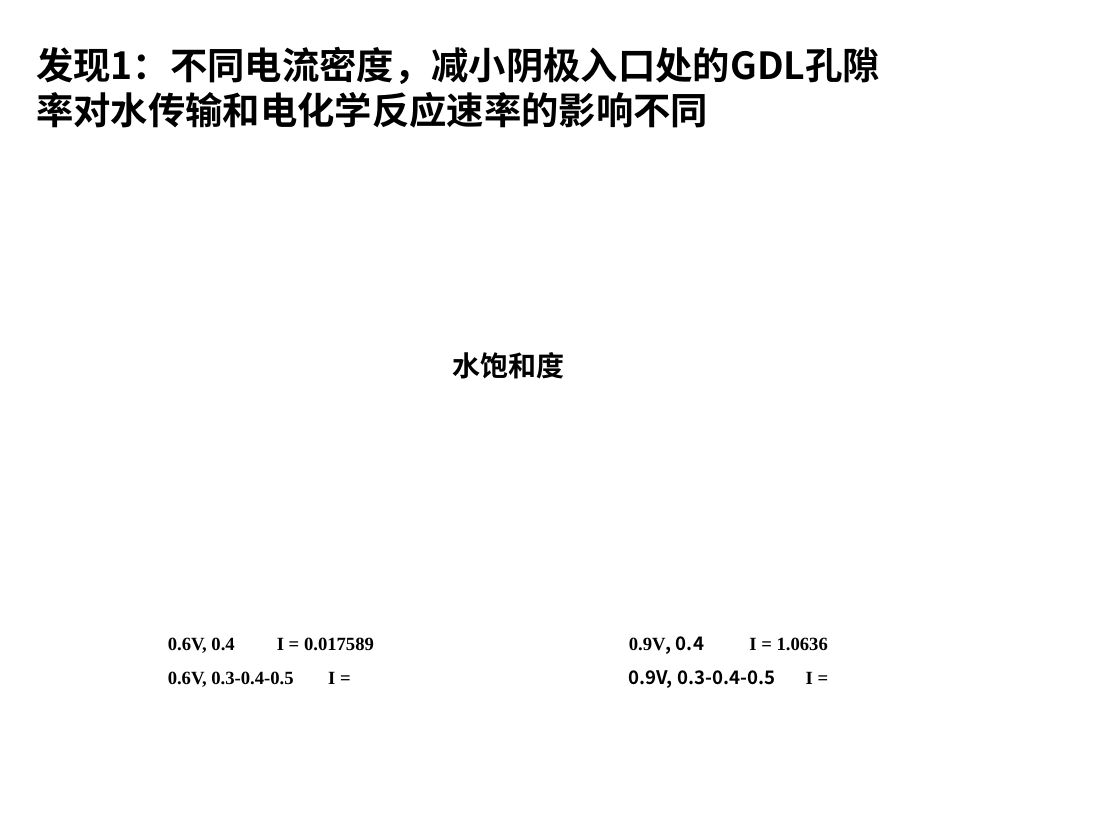
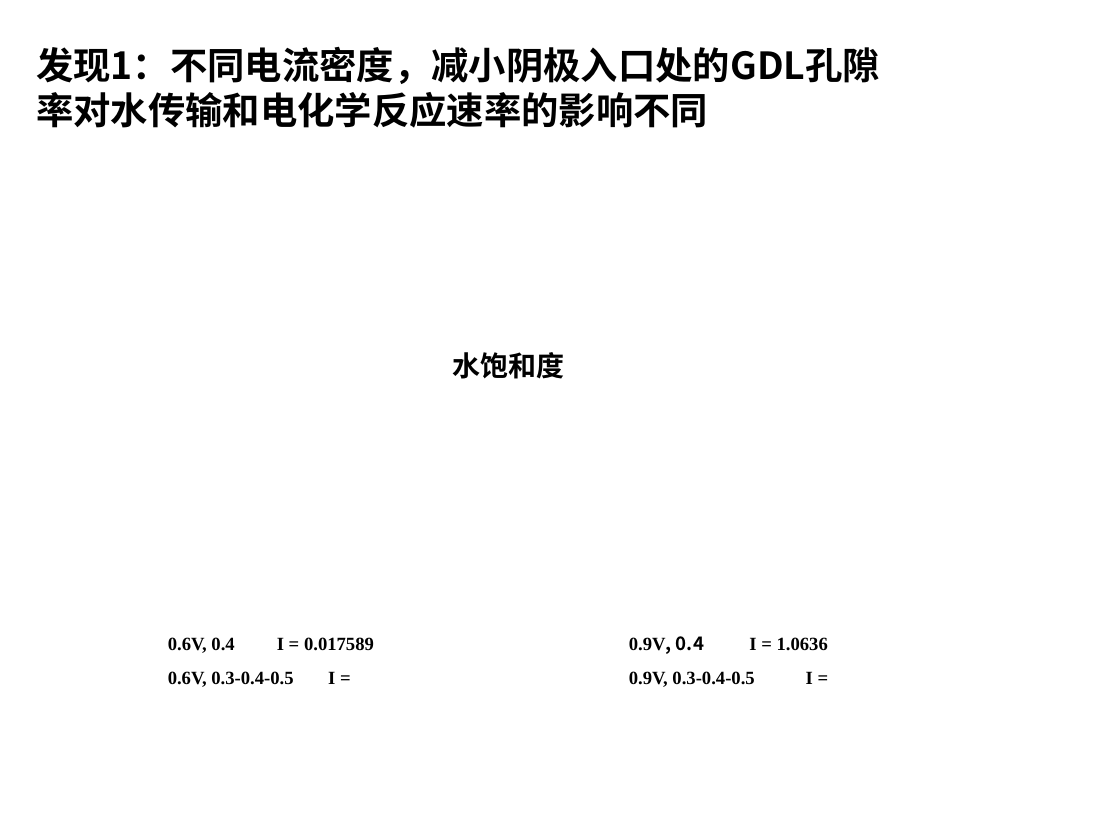
Before and after one commit to PaperStrange/ResearchRecorder, a slide deck: slide 6 of Report notes/GDL_PorosityDistribution.pptx (slide 1 before the commit). Drawn at 1120x840 pixels with LibreOffice and Linux fonts; fonts in the diff are those of the drawing. Boxes give left, top, right and bottom in pixels: in the first picture for what was removed or moved away, otherwise in the second. Text is boxed around its words. In the diff, an @@ line names an element or a change of style, - is before the commit and + after.

```diff
--- a/Report notes/GDL_PorosityDistribution.pptx
+++ b/Report notes/GDL_PorosityDistribution.pptx
@@ text "0.9V, 0.3-0.4-0.5" at bbox=[629, 671, 754, 687]: font Noto Sans CJK SC to Times New Roman @@
```
Also in this commit, not shown: 1 other slide changed, 5 slides added.
